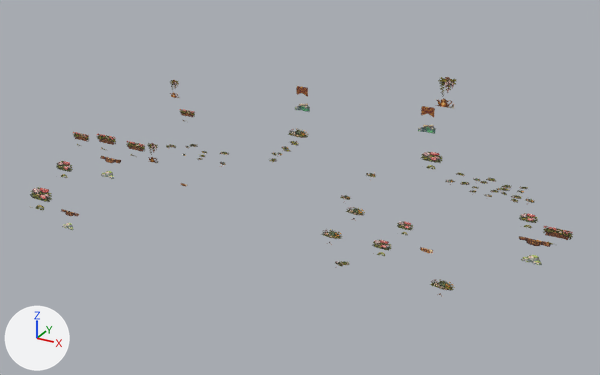
The glTF model assets/market/market-trimmings.glb as it was, and as the next commit left it.
The view is the same before and after, from a 50 mm camera at (14.9, -26.7, 14.0) aimed at (0.5, -0.5, 1.0). The axes (+X, +Y, +Z) are drawn at lower left. The lights are the same throughout. The older version comes first.

The first picture shows 'Town flowers and market wares'.
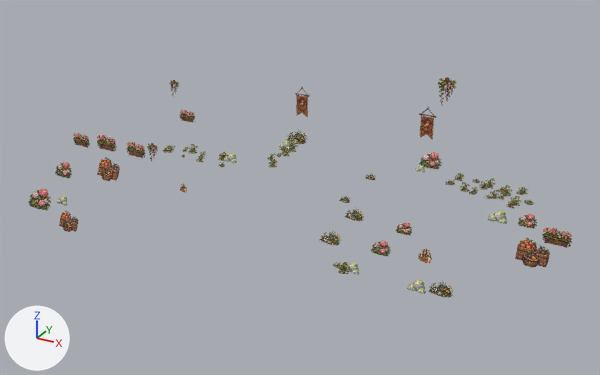
Pixel boxes [x1, y1, x2, y2] of what changed, in the pictures (600 x 375 px):
'Town flowers and market wares', reshaped: before [30, 77, 573, 296]; after [28, 77, 572, 298]
part 1 of me_town_flowers_and_market_wares, added: after [415, 166, 425, 173]
part 2 of me_town_flowers_and_market_wares, added: after [488, 210, 507, 224]
part 3 of me_town_flowers_and_market_wares, added: after [345, 262, 359, 275]
part 4 of me_town_flowers_and_market_wares, added: after [407, 280, 426, 294]
part 5 of me_town_flowers_and_market_wares, added: after [57, 140, 291, 206]
part 6 of me_town_flowers_and_market_wares, surface changed: [30, 77, 572, 296] in both

What changed in the scene script:
```text
Change me_town_flowers_and_market_wares:
    used by ob_town_flowers_and_market_wares; location = (0.0, 0.0, 0.0)
    verts and faces of me_town_flowers_and_market_wares; kept vertices keep their numbers, new ones are numbered from 288
    remove me_town_flowers_and_market_wares.from_pydata(...)  # 288 vertices, 144 faces; spans x -10.5..11.0, y -6.5..6.3, z 0.0..4.2
    add me_town_flowers_and_market_wares.from_pydata(...)  # 316 vertices, 158 faces; spans x -10.5..11.0, y -6.5..6.3, z 0.0..4.2
    me_town_flowers_and_market_wares part 1: the loose piece of 4 vertices spanning x 5.5..5.9, y 5.4..5.6, z 0.0..0.2 is copied, and the copy is moved by (-2.5, 0.0, 0.1); it spans x 3.0..3.4, y 5.3..5.5, z 0.0..0.3
    me_town_flowers_and_market_wares part 2: the loose piece of 4 vertices spanning x 8.4..9.1, y 2.1..2.4, z 0.0..0.5 is copied, and the copy is moved by (-1.1, -0.1, 0.0); it spans x 7.3..8.0, y 2.0..2.3, z 0.0..0.5
    me_town_flowers_and_market_wares part 3: the loose piece of 4 vertices spanning x 4.6..5.3, y -3.0..-2.8, z 0.3..0.8 is copied, and the copy is moved by (-0.5, -1.2, -0.3); it spans x 4.1..4.7, y -4.2..-4.0, z 0.0..0.4
    me_town_flowers_and_market_wares part 4: the loose piece of 4 vertices spanning x 6.1..6.6, y -2.3..-2.1, z 0.0..0.5 is copied, and the copy is moved by (0.5, -2.0, -0.1); it spans x 6.5..7.2, y -4.3..-4.1, z 0.0..0.4
    me_town_flowers_and_market_wares part 5
    add verts[288] = (-3.7, 4.9, 0.0)  # pixel (278, 147)
    add verts[289] = (-3.0, 4.9, 0.0)  # pixel (290, 150)
    add verts[290] = (-5.1, 2.3, 0.0)  # pixel (223, 161)
    add verts[291] = (-4.4, 2.3, 0.0)  # pixel (236, 163)
    add verts[292] = (-8.4, -4.8, 0.0)  # pixel (56, 203)
    add verts[293] = (-7.8, -4.8, 0.0)  # pixel (66, 206)
    add for new, old in zip([*range(294, 300)], [*range(288, 294)]): verts[new] = verts[old] + (0.0, 0.2, 0.4)
    add faces += [(288, 289, 295), (288, 295, 294), (290, 291, 297), (290, 297, 296), (292, 293, 299), (292, 299, 298)]
    me_town_flowers_and_market_wares part 6: 144 kept faces spanning x -10.5..11.0, y -6.5..6.3, z 0.0..4.2 get new texture (UV) coordinates
```
